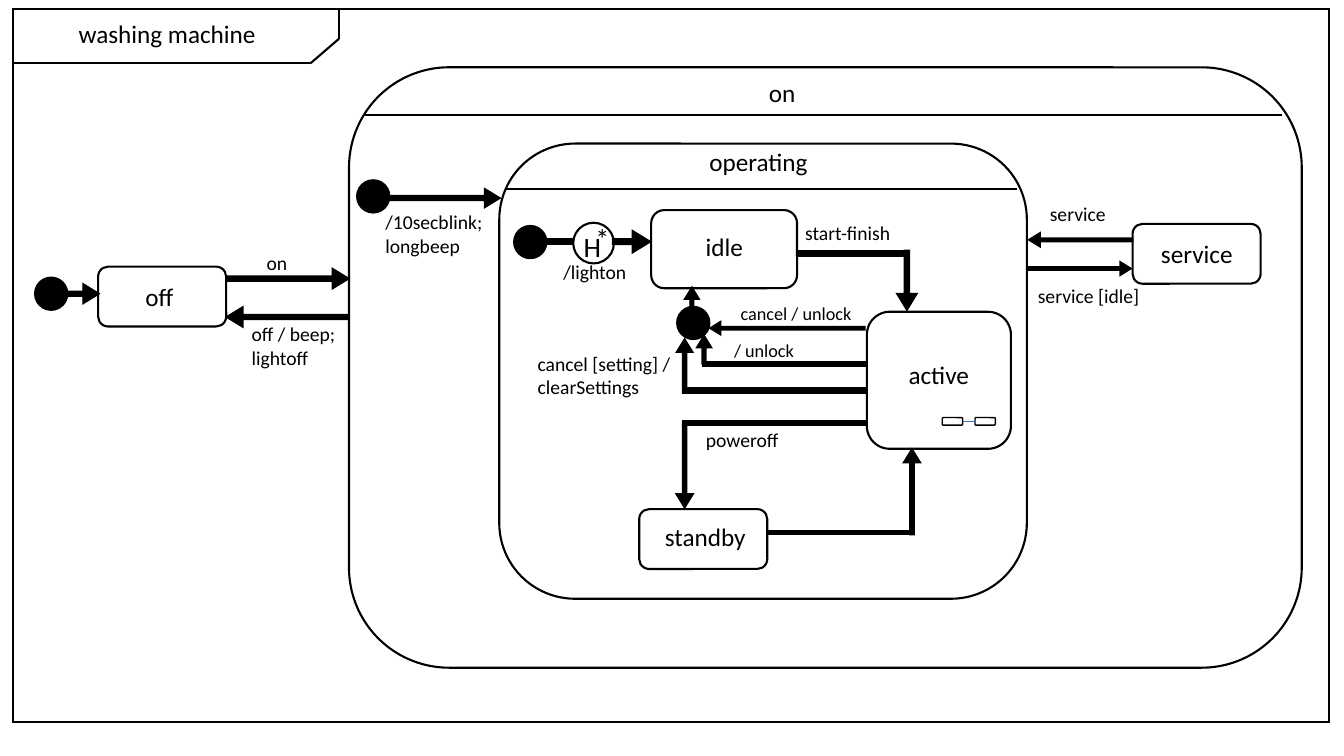
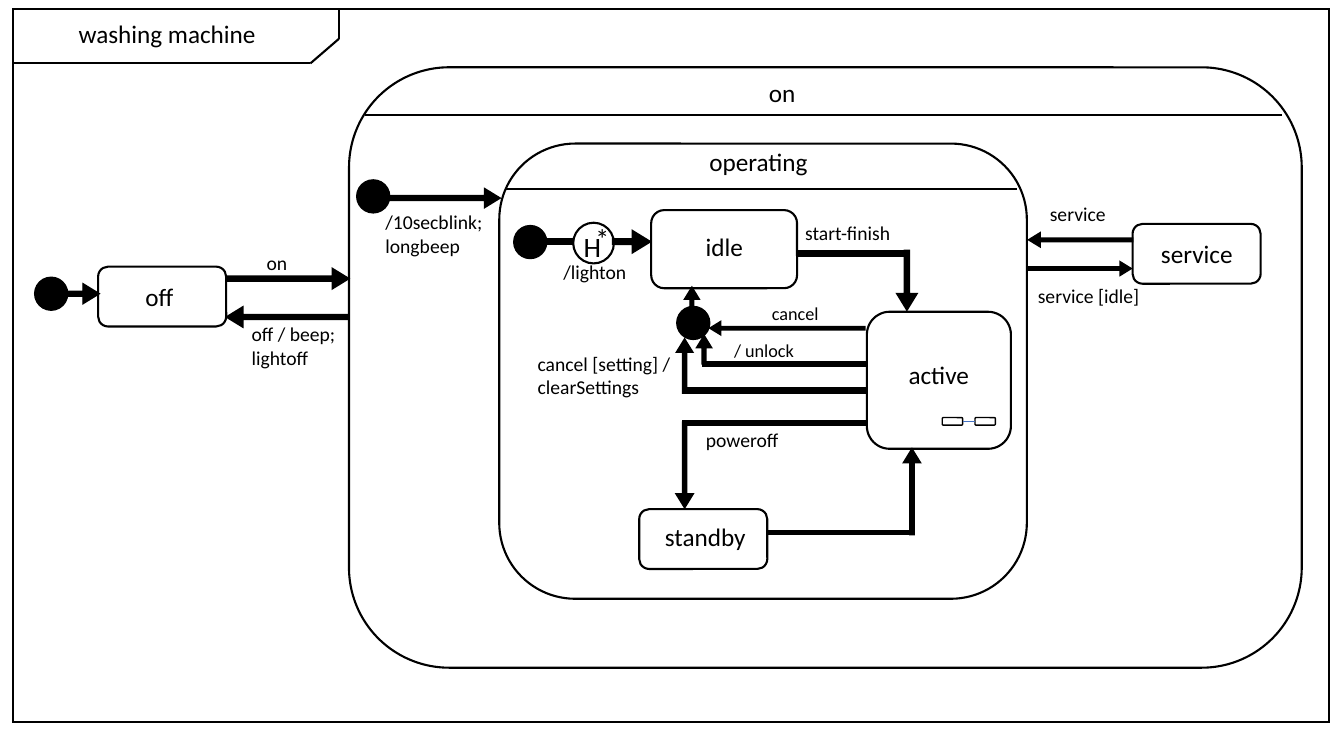
Before and after one commit to rsleyland/Soen331, a slide deck: slide 1 of Assignment 3/a3-diagram-draft.pptx. Drawn at 1344x756 pixels with LibreOffice and Linux fonts; fonts in the diff are those of the drawing. Boxes give left, top, right and bottom in pixels: in the first picture for what was removed or moved away, otherwise in the second. Text is boxed around its words. In the diff, an @@ line names an element or a change of style, - is before the commit and + after.

```diff
--- a/Assignment 3/a3-diagram-draft.pptx
+++ b/Assignment 3/a3-diagram-draft.pptx
@@ text at (x1=772, y1=307, x2=819, y2=320): text changed @@
-cancel / unlock
+cancel
```
Also in this commit, not shown: 1 other file.
